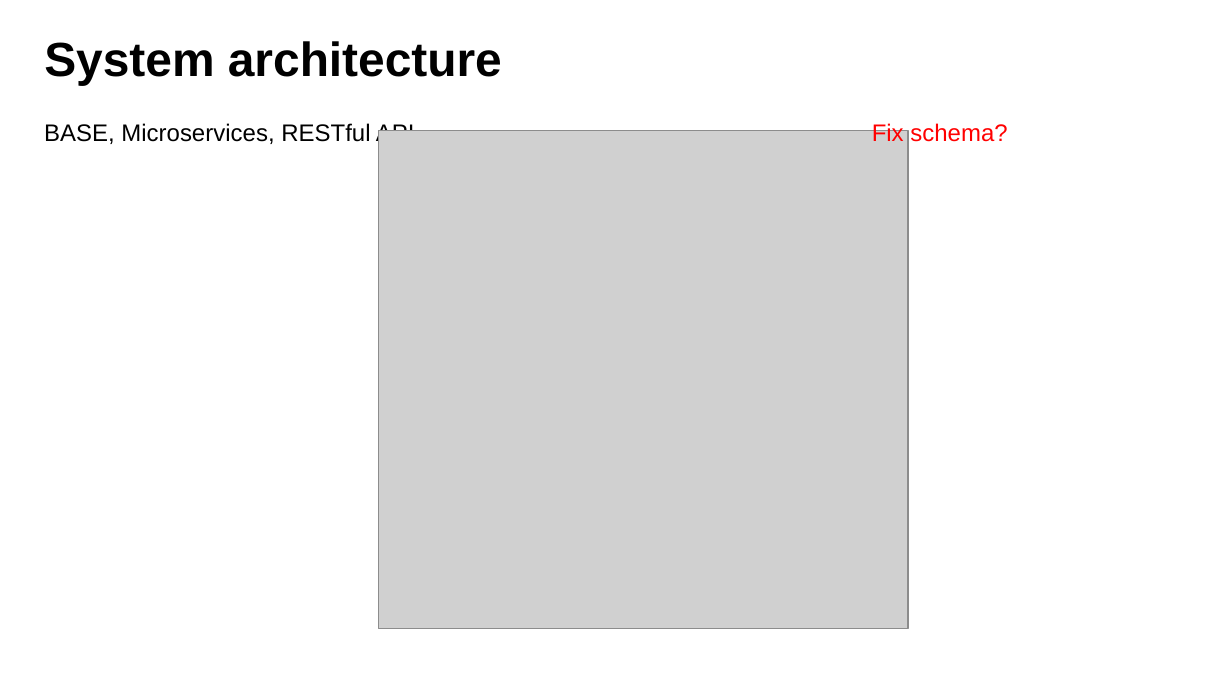
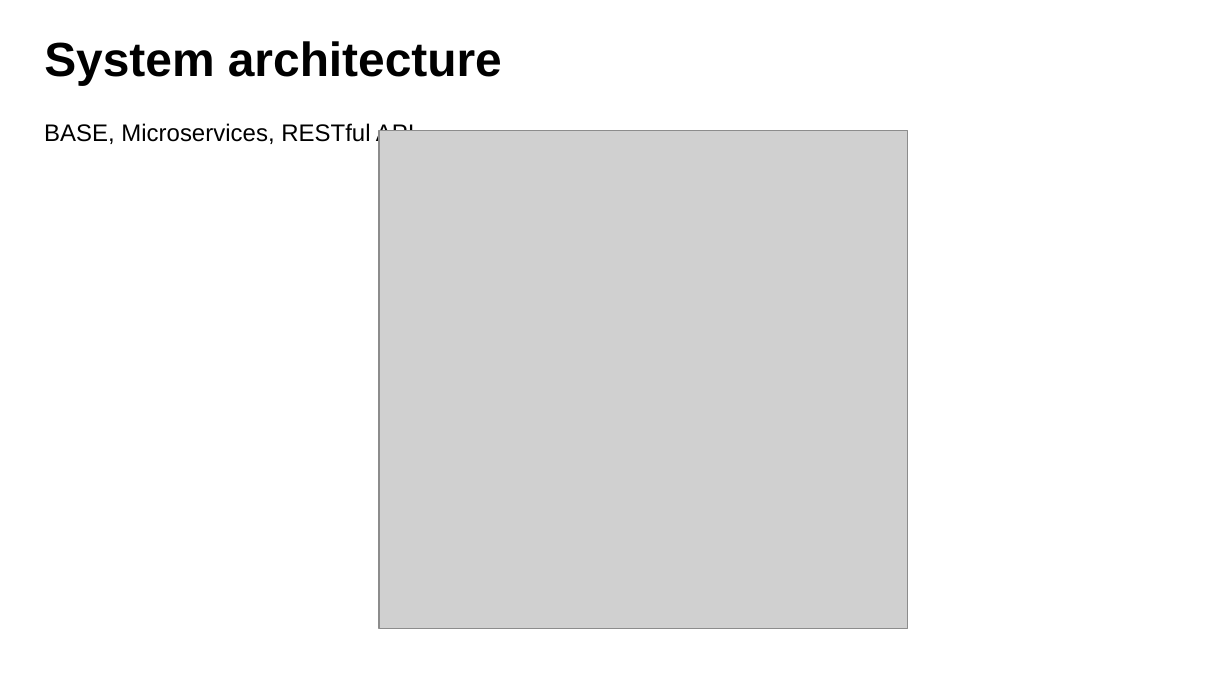
Before and after one commit to fanglores/Advanced-Software-Design, a slide deck: slide 3 of PracticeTasks/Module2/Task_12/Task_12.pptx. Drawn at 1232x693 pixels with LibreOffice and Linux fonts; fonts in the diff are those of the drawing; grey boxes stand for pictures. Boxes give left, top, right and bottom in pixels: in the first picture for what was removed or moved away, otherwise in the second. Text is boxed around its words. In the diff, an @@ line names an element or a change of style, - is before the commit and + after.

```diff
--- a/PracticeTasks/Module2/Task_12/Task_12.pptx
+++ b/PracticeTasks/Module2/Task_12/Task_12.pptx
@@ text removed at box(872, 122, 1007, 142) @@
-Fix schema?
```
Also in this commit, not shown: 4 other files.
